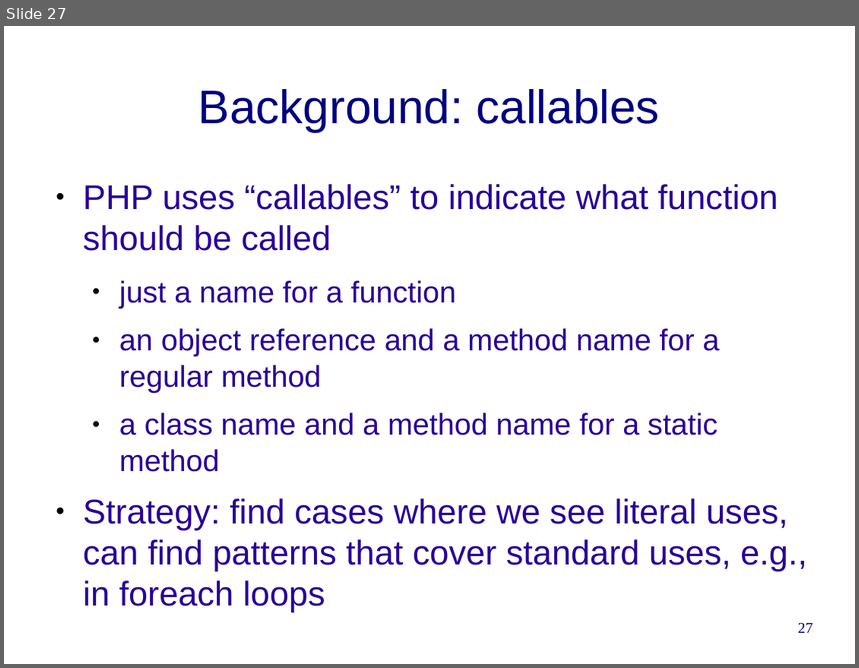
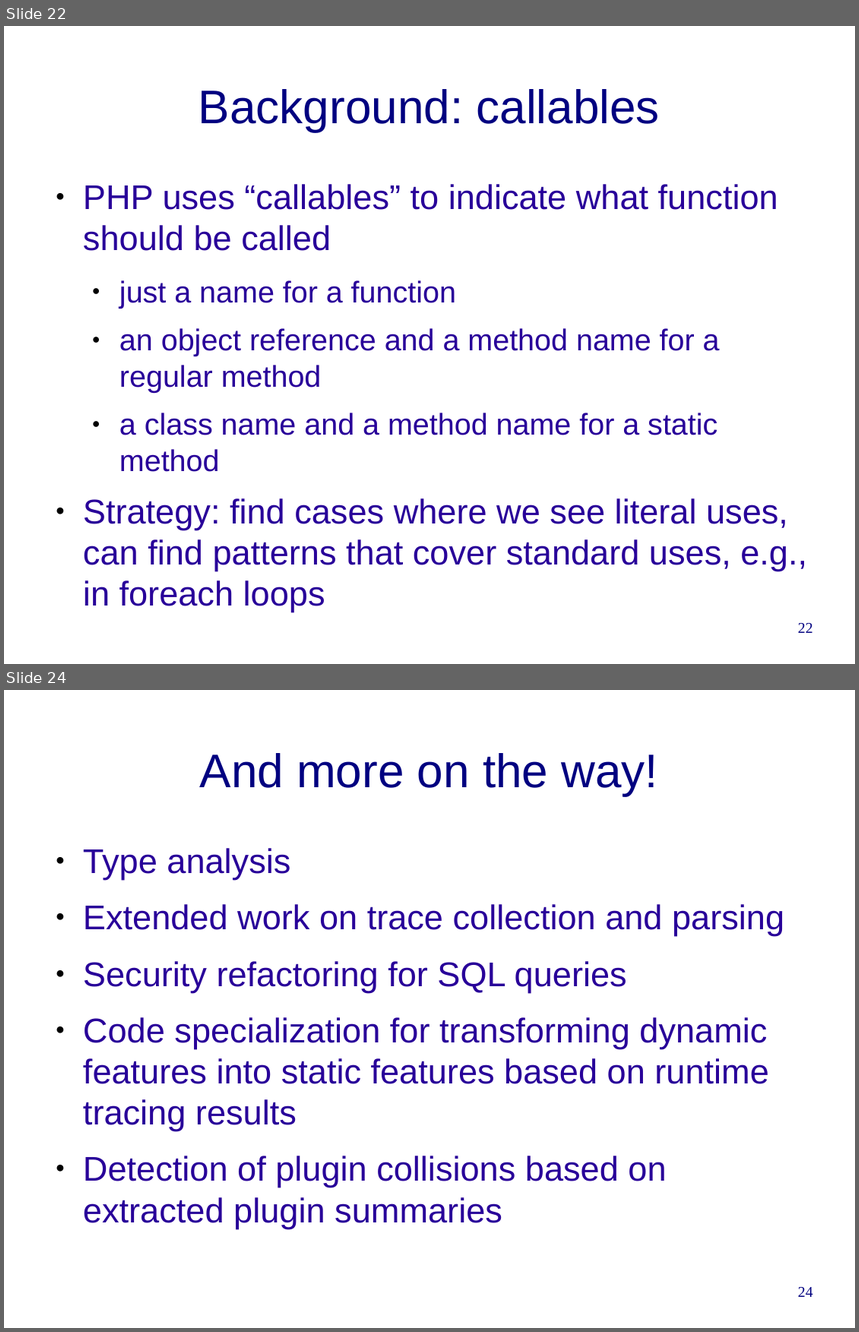
Before and after one commit to cwi-swat/rascal-course-pldi-2015, a slide deck: presentations/PHP-analysis.odp. Shown one above the other, each under a label of ours: slide 27 before the commit, slides 22 and 24 after it; the slides between them are not shown. The pictures are 859x668 and 859x1332 pixels, drawn with LibreOffice and Linux fonts; fonts in the diff are those of the drawing; background and template pictures are left out. Boxes give left, top, right and bottom in pixels: in the first picture for what was removed or moved away, otherwise in the second. Text is boxed around its words. In the diff, an @@ line names an element or a change of style, - is before the commit and + after.

```diff
--- a/presentations/PHP-analysis.odp
+++ b/presentations/PHP-analysis.odp
@@ slide 24 added at [4,690,855,1328], background #FFFFFF @@
@@ title added at [200,753,659,796], 44 pt, text #000080 @@
+And more on the way!
@@ text added at [83,848,785,1229], 32 pt, text #280099 @@
+● Type analysis
+● Extended work on trace collection and parsing
+● Security refactoring for SQL queries
+● Code specialization for transforming dynamic features into static features based on runtime tracing results
+● Detection of plugin collisions based on extracted plugin summaries
@@ page number added at [798,1287,813,1297], 14 pt, text #000080 @@
+24
@@ what was slide 27 is now slide 22 @@
@@ page number at [798,623,813,633]: text changed @@
-27
+22
```
Also in this commit, not shown: 10 slides changed, 1 other slide added, 6 slides removed, 2 other files.
